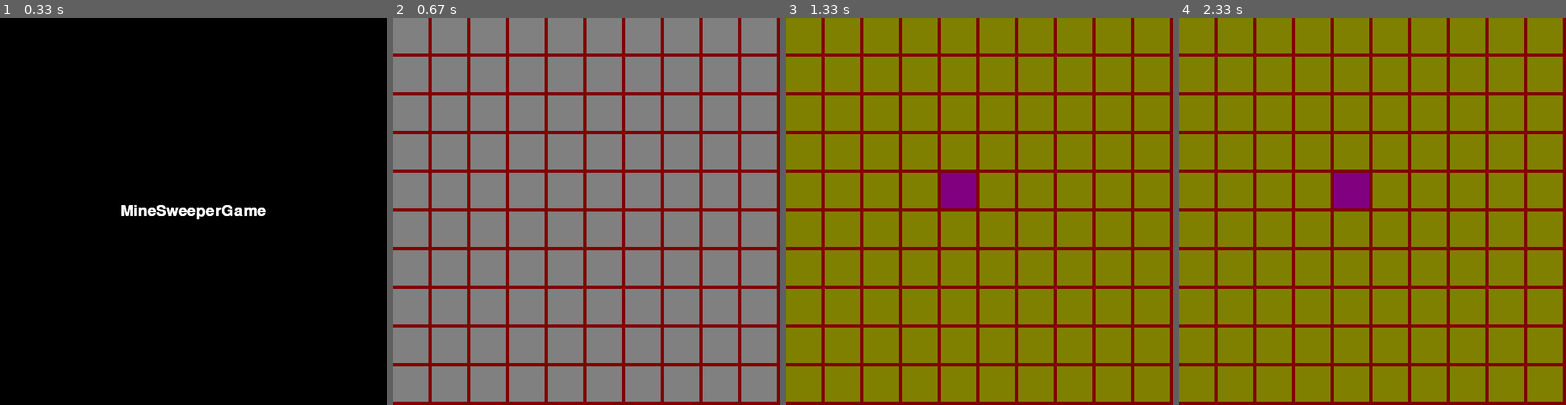
Above: before the commit, frames 1-4 (left to right).
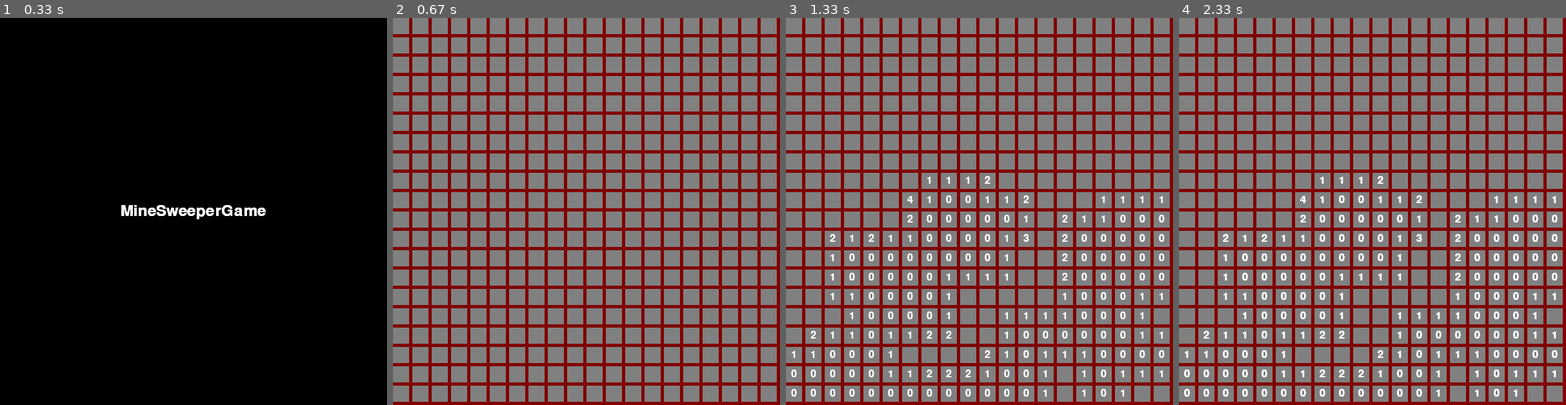
Above: after the commit, the same moments.

Repository: ooishiisao/pygame_game
Game: pygame game, started from mine_sweeper/mine_sweeper.py
Same seed, same stepped clock (60 frames per second), same inputs: the game is played once before the commit and once after it.
Inputs (mouse positions are in pixels of both pictures, inside the frame that each line leads up to):
- Up to frame 1 (0.33 s): no input
- Up to frame 2 (0.67 s): press the mouse at (493, 215) at 0.37 s; move the mouse to (559, 257) at 0.47 s; release the mouse at (625, 296) at 0.6 s
- Up to frame 3 (1.33 s): click (948, 196) at 0.8 s; press the mouse at (948, 196) at 1.1 s; move the mouse to (925, 172) at 1.2 s; move the mouse to (902, 149) at 1.3 s
- Up to frame 4 (2.33 s): release the mouse at (1295, 149) at 1.33 s; press the mouse at (1341, 196) at 1.5 s; move the mouse to (1395, 203) at 1.6 s; release the mouse at (1449, 215) at 1.73 s; press the mouse at (1341, 196) at 1.9 s; move the mouse to (1314, 265) at 2 s; release the mouse at (1287, 335) at 2.13 s; press the mouse at (1341, 196) at 2.3 s

Frame 1 is identical in both runs. In frame 2, 15% of the frame differs, in the area x 0-100%, y 0-100%; in frame 3, 84%; in frame 4, 84%.

Commit message:
だいたいできた

Diff:
--- a/mine_sweeper/mine_sweeper.py
+++ b/mine_sweeper/mine_sweeper.py
@@ -8,8 +8,8 @@
 class Config:
     screen_width  = 0
     screen_height = 0
-    plain_width   = 0
-    plain_height  = 0
+    rows          = 0
+    columns       = 0
     mine_count    = 0
 
 class District():
@@ -36,7 +36,6 @@
         self.__open_state = District.STATE_CLOSED
         self.__mark_state = District.STATE_NOMARK
         self.__neighbors = [None, None, None, None, None, None, None, None]
-        self.debug = 0
 
     @property
     def x(self):
@@ -60,13 +59,13 @@
 
     def set_neighbor(self, pos, district):
         """隣のセルとのリンクを設定"""
-        if( pos >= District.POS_NW and pos <= District.POS_SE):
+        if pos >= District.POS_NW and pos <= District.POS_SE:
             self.__neighbors[pos] = district
 
     def set_mine(self):
         """地雷をセット"""
-        if(self.__mine_type == District.TYPE_NONE):
-            self.__type = District.TYPE_MINE
+        if self.__mine_type == District.TYPE_NONE:
+            self.__mine_type = District.TYPE_MINE
             return True
         else:
             return False
@@ -74,34 +73,45 @@
     def open(self):
         """セルを暴く"""
         self.__open_state = District.STATE_OPEN
-        if( self.__mine_type == District.TYPE_NONE ):
-            #周りのセルを開く
-            #TODO
-            pass
+        if self.__mine_type == District.TYPE_NONE:
+            print(f"open x:{self.x} y:{self.y}")
+            if self.get_around_mines() == 0:
+                #周りのセルを開く
+                for district in self.__neighbors:
+                    if district is None:
+                        continue
+                    if district.mine_type == District.TYPE_MINE:
+                        continue
+                    if district.open_state == District.STATE_OPEN:
+                        continue
+                    district.open()
         return self.__mine_type
 
     def mark(self):
         """セルをマーキングする"""
-        if( self.__mark_state == District.STATE_NOMARK ):
-            self.__mark_state == District.STATE_MARKED
+        print(f"mark x:{self.x} y:{self.y}")
+        if self.__mark_state == District.STATE_NOMARK:
+            self.__mark_state = District.STATE_MARKED
         else:
-            self.__mark_state == District.STATE_NOMARK
-
-    def get_mine_count(self):
+            self.__mark_state = District.STATE_NOMARK
+
+    def get_around_mines(self):
         """周りの地雷の数を返す"""
         count = 0
         for district in self.__neighbors:
-            if district is not None and district.mine_type == District.TYPE_MINE:
+            if district is None:
+                continue
+            if district.mine_type == District.TYPE_MINE:
                 count += 1
         return count
 
 class Plain():
 
-    def __init__(self, width, height, mine_count):
+    def __init__(self, rows, columns, mine_count):
         super().__init__()
         self.districts = []
-        self.__columns     = width
-        self.__rows     = height
+        self.__rows    = rows
+        self.__columns = columns
         self.__mine_count = mine_count
 
         #Districtオブジェクト作成
@@ -114,9 +124,11 @@
             pos = 0
             district : District = self.districts[y*self.__columns + x]
             for xx, yy in product((x-1, x, x+1), (y-1, y, y+1)):
-                if(xx >= 0 and xx < self.__columns and yy >= 0 and yy < self.__rows):
-                    neighbor = self.districts[yy*self.__columns + xx]
-                    district.set_neighbor(pos, neighbor)
+                if  x == xx and y == yy:
+                    continue
+                if xx >= 0 and xx < self.__columns and yy >= 0 and yy < self.__rows:
+                        neighbor = self.districts[yy*self.__columns + xx]
+                        district.set_neighbor(pos, neighbor)
                 pos+=1
 
         #地雷設置
@@ -125,8 +137,7 @@
             val = randint(0, self.__columns * self.__rows - 1)
             x = val % self.__columns
             y = val // self.__rows
-            if self.districts[y*self.__columns + x].mine_type == District.TYPE_NONE:
-                print("[DEBUG]MINE_SET:", x, y)
+            if self.districts[y*self.__columns + x].set_mine():
                 count += 1
 
     @property
@@ -146,7 +157,7 @@
         return ret
 
     def mark(self, x, y):
-        self.districts[self.__columns * y + y].mark()
+        self.districts[self.__columns * y + x].mark()
 
 
 class DistrictSprite(pygame.sprite.Sprite):
@@ -157,20 +168,31 @@
         area.width  -= 5
         area.height -= 5
         self.rect = area
-        print(self.rect)
+        #print(self.rect)
         self.image = pygame.Surface((area.width, area.height))
         self.image.fill((128,128,128))
+        self.__font = pygame.font.SysFont(None, 24)
 
     def update(self):
         if self.__district.open_state == District.STATE_OPEN:
-            self.image.fill((128,0,128))
+            count = self.__district.get_around_mines()
+            number_image = self.__font.render(f"{count}", True, (255,255,255))
+            number_rect = number_image.get_rect()
+            number_rect.center = self.image.get_rect().center
+            self.image.blit(number_image, number_rect)
         else:
-            self.image.fill((128,128,0))
+            if self.__district.mark_state == District.STATE_MARKED:
+                number_image = self.__font.render("?", True, (255,255,255))
+                number_rect = number_image.get_rect()
+                number_rect.center = self.image.get_rect().center
+                self.image.blit(number_image, number_rect)
+            else:
+                self.image.fill((128,128,128))
 
 
 class DistrictGroup(pygame.sprite.Group):
 
-    def __init__(self, districts, columns, rows, area):
+    def __init__(self, districts, rows, columns, area):
         super().__init__()
         width  = area.width  // columns
         height = area.height // rows
@@ -182,6 +204,7 @@
 
     def __init__(self, plain, pixel_width, pixel_height):
         super().__init__()
+        self.__plain = plain
         self.rect = Rect(0, 0, pixel_width, pixel_height)
         self.image = pygame.Surface((pixel_width, pixel_height))
         self.image.fill((128,0,0))
@@ -210,8 +233,10 @@
     def update(self, operation, mouse_x, mouse_y):
         x = (mouse_x - self.__plain_area.left) // self.__district_width
         y = (mouse_y - self.__plain_area.top)  // self.__district_height
-        self.__plain.open(x, y)
-
+        if operation == 1:
+            self.__plain.open(x, y)
+        elif operation == 3:
+            self.__plain.mark(x, y)
 
 class MineSweeperGame(Game):
     """MineSweeperGameクラス"""
@@ -259,11 +284,10 @@
                 scene_next = MineSweeperGame.SCENE_GAME
                 self.surface.fill((0,0,0))
 
-                self.plain      = Plain(config.plain_width, config.plain_height, config.mine_count)
+                self.plain      = Plain(config.rows, config.columns, config.mine_count)
                 self.plaingroup = PlainGroup(self.plain, config.screen_width, config.screen_height)
-                self.districtgroup  = DistrictGroup(self.plain.districts, self.plain.columns, self.plain.rows, self.plaingroup.plain_area)
-
-
+                self.districtgroup = DistrictGroup(self.plain.districts, self.plain.rows, self.plain.columns, self.plaingroup.plain_area)
+                self.districtgroup.update()
                 break
         return scene_next
 
@@ -281,12 +305,12 @@
         for event in pygame.event.get():
             if event.type == MOUSEBUTTONDOWN:
                 mouse_x, mouse_y = event.pos
+                mouse_button     = event.button
                 update_flag = True
 
         if update_flag == True and self.scene == MineSweeperGame.SCENE_GAME:
             # オブジェクト更新
-            print("aaa", mouse_x, mouse_y)
-            self.plaingroup.update(1, mouse_x, mouse_y)
+            self.plaingroup.update(mouse_button, mouse_x, mouse_y)
             self.districtgroup.update()
 
             # 前回描画分をサーフェイスからクリア
@@ -299,11 +323,11 @@
 
 
 config = Config
-config.screen_width = 600
+config.screen_width  = 600
 config.screen_height = 600
-config.plain_width = 10
-config.plain_height = 10
-config.mine_count = 2
+config.rows          = 20
+config.columns       = 20
+config.mine_count    = 40
 
 def main():
     """メイン"""
